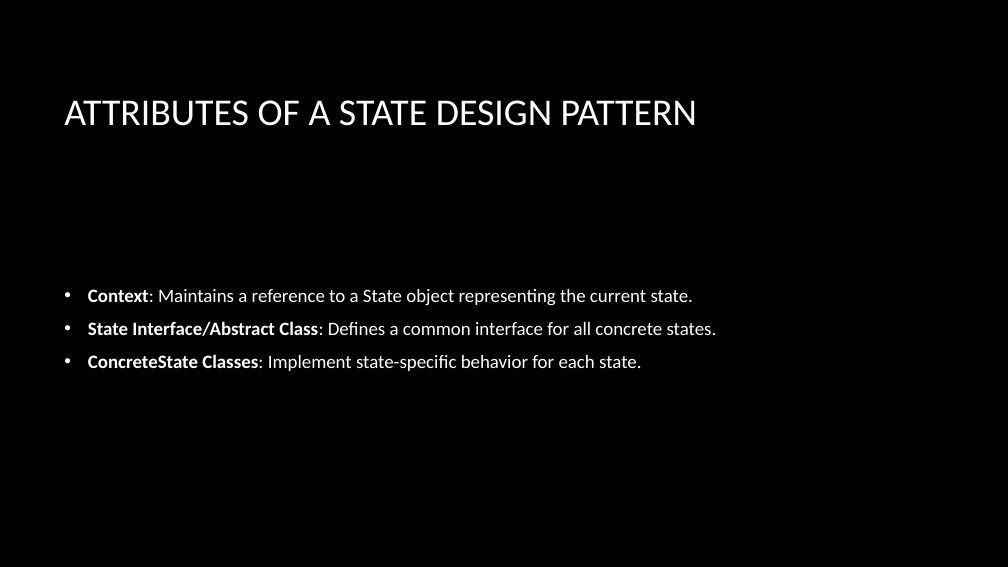
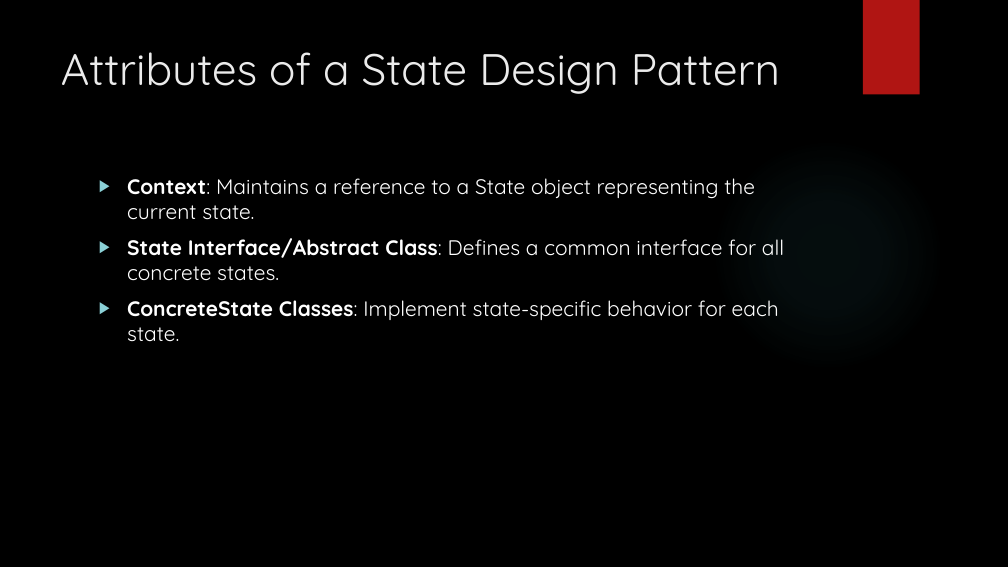
Before and after one commit to dundane/CSC360Demos, a slide deck: slide 72 of CSC360Demo/Design Patterns Slide Show.pptx (slide 70 before the commit). Drawn at 1008x567 pixels with LibreOffice and Linux fonts; fonts in the diff are those of the drawing; background and template pictures are left out. Boxes give left, top, right and bottom in pixels: in the first picture for what was removed or moved away, otherwise in the second. Text is boxed around its words. In the diff, an @@ line names an element or a change of style, - is before the commit and + after.

Commit message:
Updated files from latest class

```diff
--- a/CSC360Demo/Design Patterns Slide Show.pptx
+++ b/CSC360Demo/Design Patterns Slide Show.pptx
@@ rectangle added at (863, 0, 920, 95), fill #B01513 @@
@@ title "Attributes of a State Design ..." at (61, 52, 780, 94): vertical alignment middle to top @@
@@ title at (61, 52, 780, 94): text changed; size 36 to 42 pt; font Calibri to Quicksand; text colour #FFFFFF to #EBEBEB @@
-ATTRIBUTES OF A STATE DESIGN PATTERN
+Attributes of a State Design Pattern
@@ ellipse added at (712, 138, 944, 371), fill gradient #50B9C1 @@
@@ text "Context: Maintains a reference to ...": place and size @@
-text "Context: Maintains a reference to ..." at (88, 289, 717, 371)
+text "Context: Maintains a reference to ..." at (127, 178, 784, 342)
@@ text "Context: Maintains a reference to ..." at (127, 178, 784, 342): size 18 to 20 pt, font Calibri to Quicksand; bullet • to ▶; bullet colour #FFFFFF to #8AD0D6; vertical alignment middle to top @@
```
Also in this commit, not shown: 121 other slides changed, 6 slides added, 1 slide removed, 55 other files.
